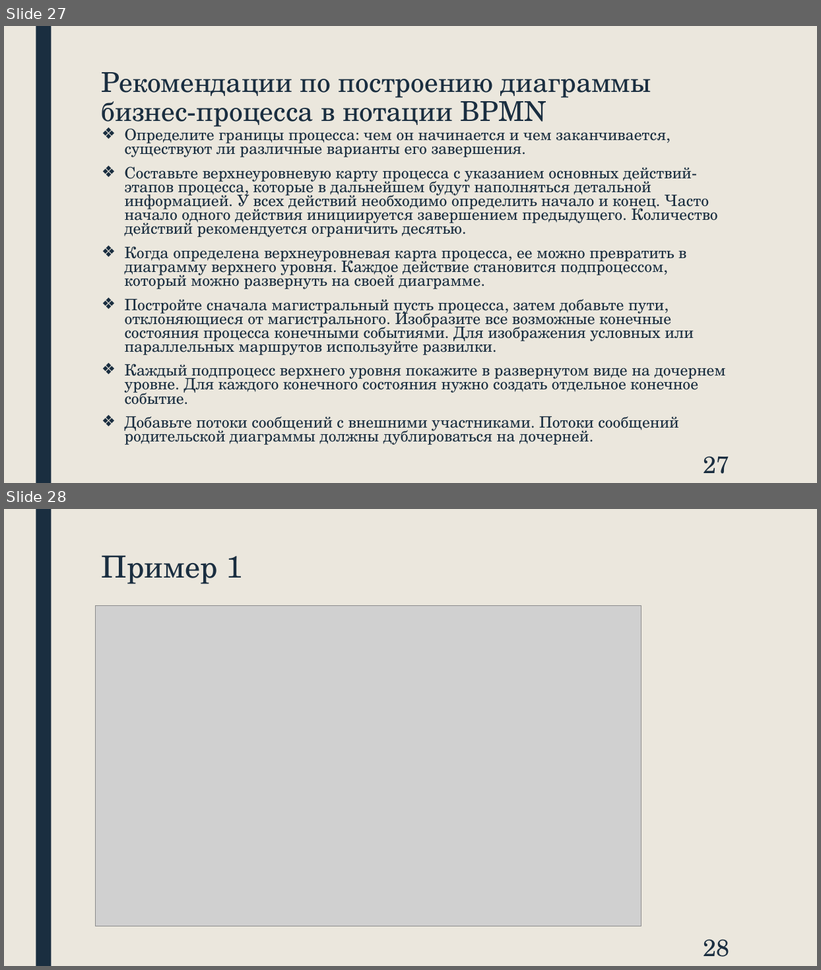
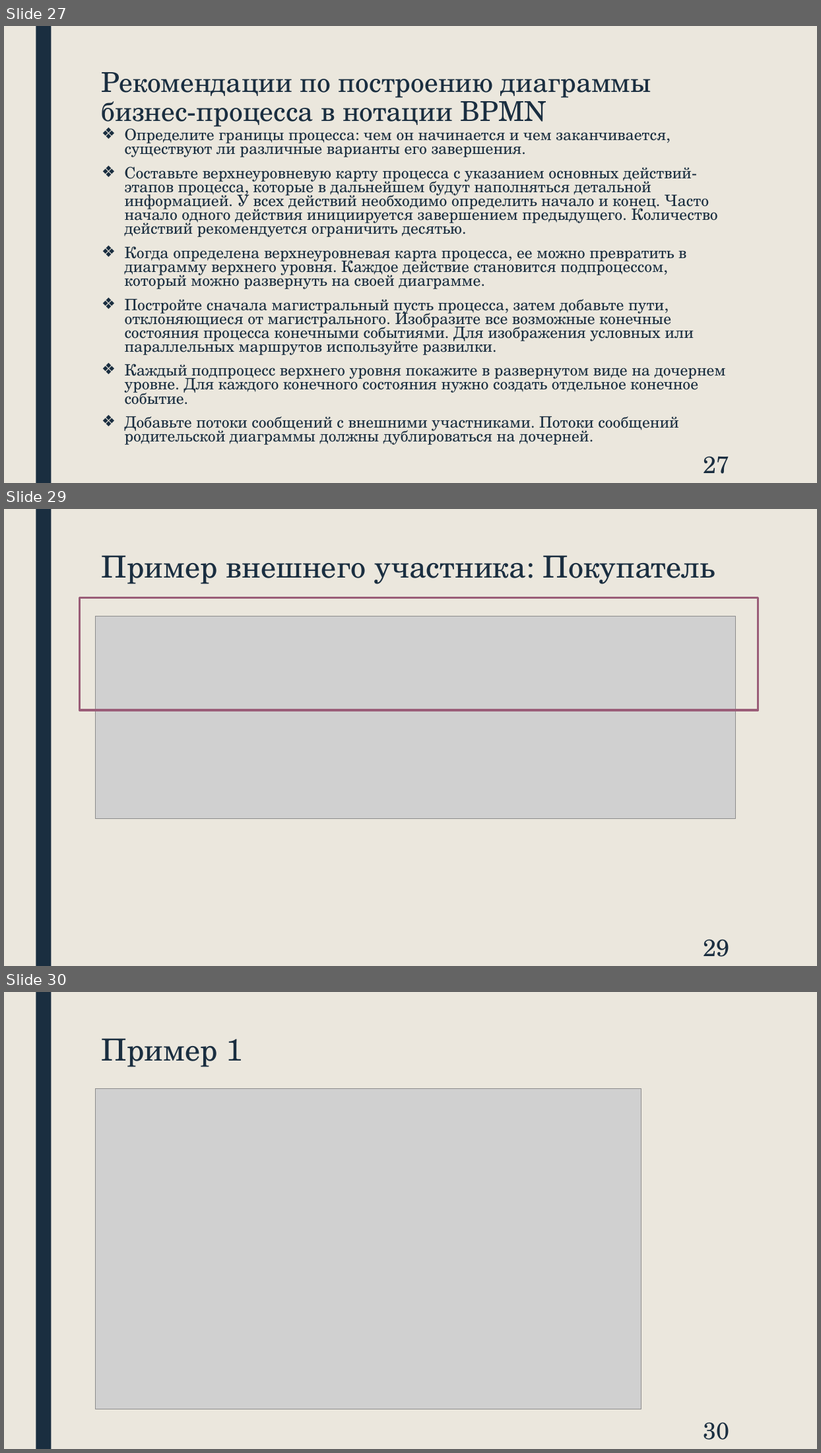
Before and after one commit to jecsonM/TRPO4course-, a slide deck: Диск/Лекции/Лекция4.pptx. Shown one above the other, each under a label of ours: slides 27 and 28 before the commit, slides 27, 29 and 30 after it; the slides between them are not shown. The pictures are 821x970 and 821x1453 pixels, drawn with LibreOffice and Linux fonts; fonts in the diff are those of the drawing; grey boxes stand for pictures. Boxes give left, top, right and bottom in pixels: in the first picture for what was removed or moved away, otherwise in the second. Text is boxed around its words. In the diff, an @@ line names an element or a change of style, - is before the commit and + after.

```diff
--- a/Диск/Лекции/Лекция4.pptx
+++ b/Диск/Лекции/Лекция4.pptx
@@ slide 29 added at bbox=[4, 509, 817, 966], background #EBE7DD; not listed: 1 template element that a slide beside it also shows @@
@@ title added at bbox=[102, 555, 715, 584], 36 pt, text #1A2E40 @@
+Пример внешнего участника: Покупатель
@@ rectangle added at bbox=[80, 597, 758, 710], outline #9A5D78 2.75 pt @@
@@ picture added at bbox=[96, 616, 736, 819] @@
@@ page number added at bbox=[704, 939, 730, 957], 28 pt, text #1A2E40 @@
+29
@@ what was slide 28 is now slide 30 @@
@@ page number at bbox=[704, 1422, 730, 1440]: text changed @@
-28
+30
```
Also in this commit, not shown: 2 slides changed, 1 other slide added, 38 other files.
